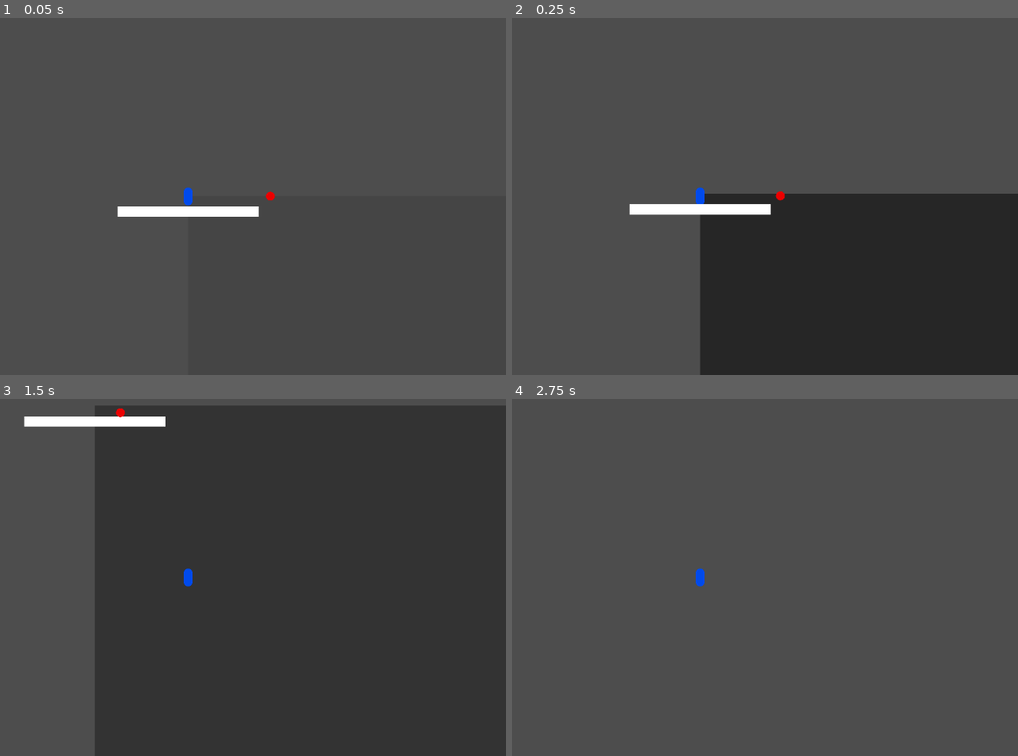
Above: before the commit, frames 1-4 (two rows, left to right).
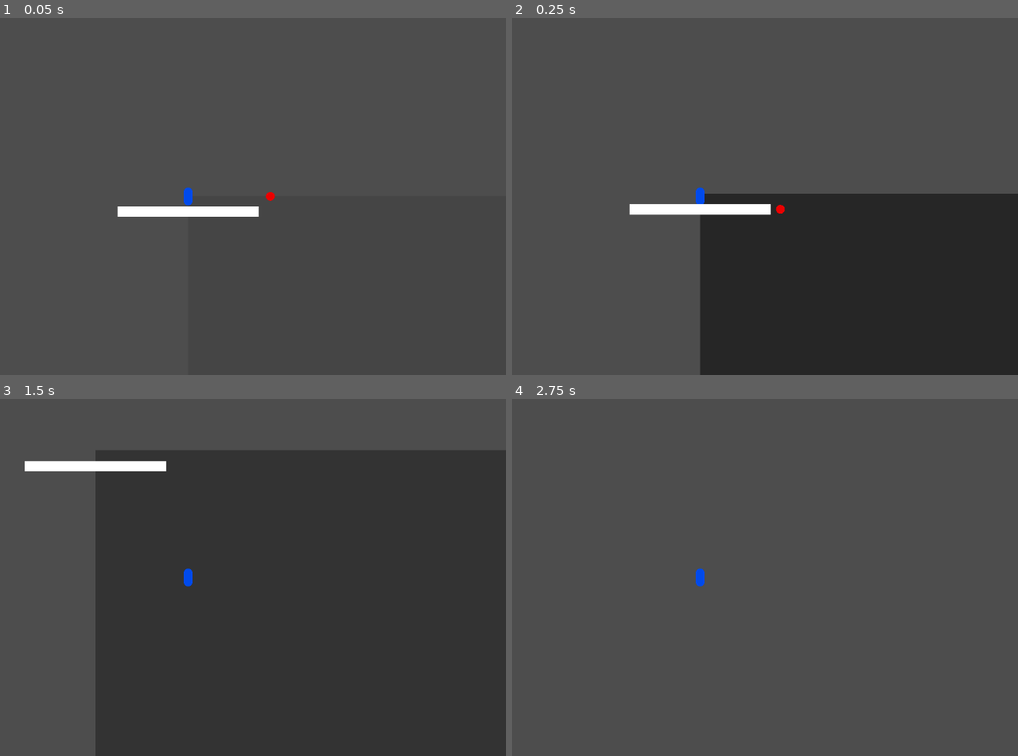
Above: after the commit, the same moments.

Repository: catloaf2048/TavernJam
Game: Godot game, scene res://Assets/Scene/Test.tscn
Same seed, same stepped clock (60 frames per second), same inputs: the game is played once before the commit and once after it.
Inputs (mouse positions are in pixels of both pictures, inside the frame that each line leads up to):
- Up to frame 1 (0.05 s): no input
- Up to frame 2 (0.25 s): no input
- Up to frame 3 (1.5 s): tap Enter (ui_accept) at 0.5, 0.77 s; move the mouse to (328, 559) at 0.52 s; hold Right (ui_right) 0.53-1.28 s; click (328, 559) at 0.6 s; move the mouse to (60, 595) at 1.27 s; hold Left (ui_left) from 1.28 s (still down); click (60, 595) at 1.35 s
- Up to frame 4 (2.75 s): tap Enter (ui_accept) at 1.52, 2 s; move the mouse to (765, 498) at 2.02 s; release Left (ui_left) at 2.03 s; hold Right (ui_right) from 2.03 s (still down); click (765, 498) at 2.1 s

The runs differ from the first frame. In frame 1, less than 0.1% of the frame differs, in the area x 52-54%, y 48-52%; in frame 2, less than 0.1%; in frame 3, 11%, in the area x 4-100%, y 2-21%; in frame 4, nothing differs.

Commit message:
update foe gravity.

Diff:
--- a/src/GDScript/SimpleFoe.gd
+++ b/src/GDScript/SimpleFoe.gd
@@ -23,7 +23,7 @@
 func _process(delta: float) -> void:
 	# this will be weird, and will not be deterministic but is jam. i care not.
 	linear_velocity.x = lerp(linear_velocity.x, direction*speed, delta);
-	linear_velocity.y += 10*delta;
+	linear_velocity.y += get_gravity().y*delta;
 	pass;
 
 func wallHit(thing:Node2D) -> void:
